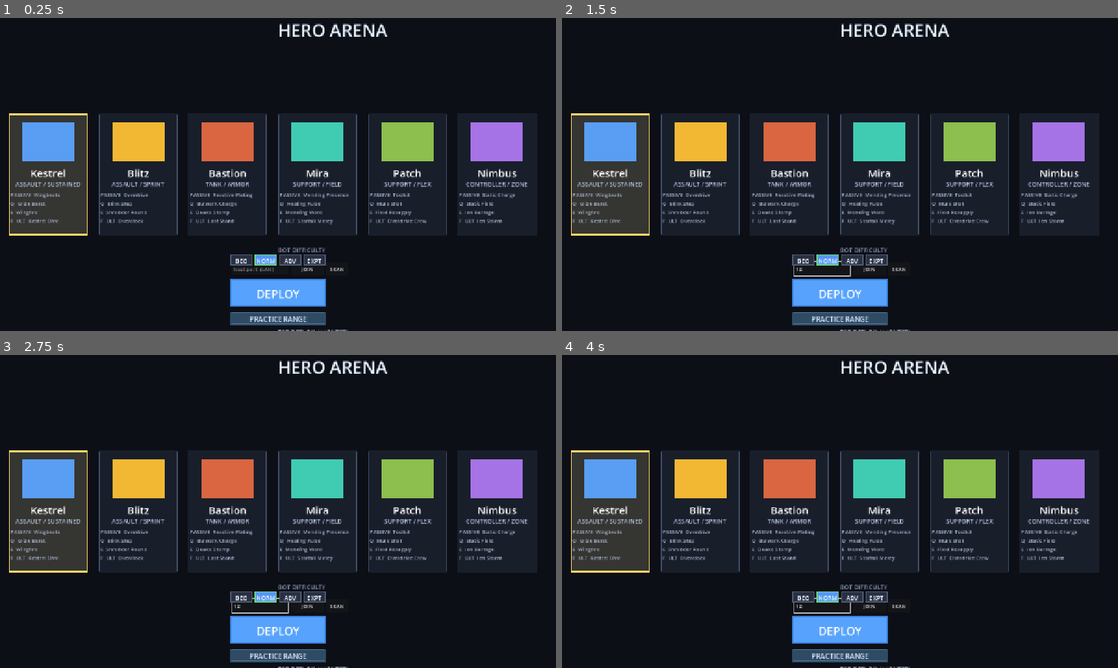
Above: before the commit, frames 1-4 (two rows, left to right).
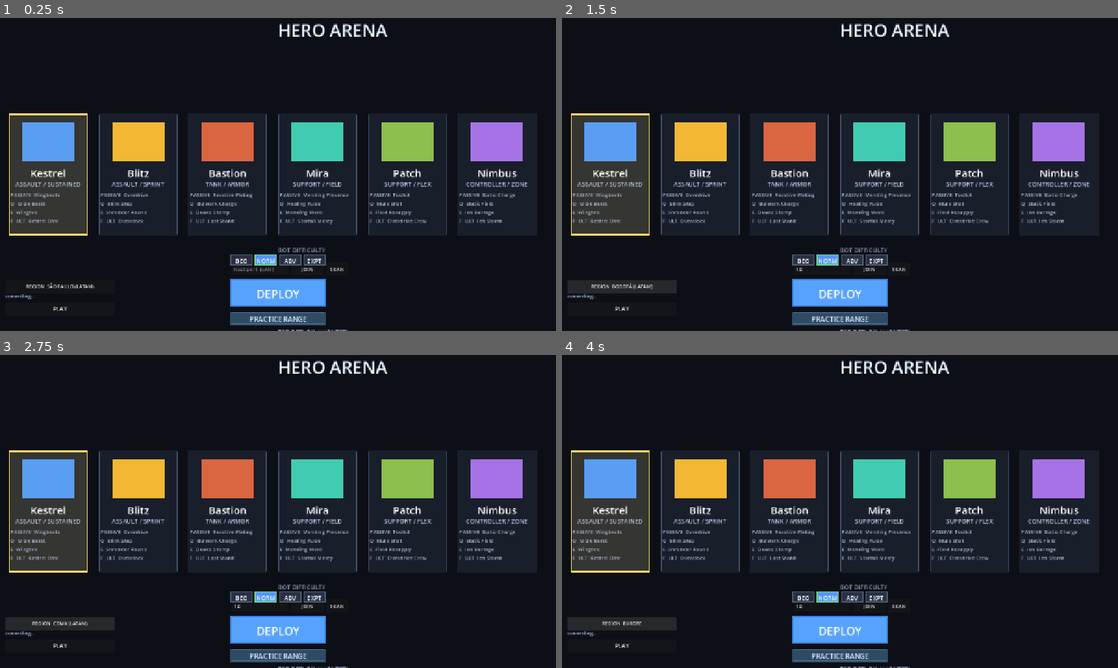
Above: after the commit, the same moments.

Repository: skyvanguard/hero-arena
Game: Godot game, scene res://main.tscn
The game is run twice, just before and just after one commit, with the same random seed, the same clock (stepped at 60 frames per second) and the same inputs.
Inputs (mouse positions are in pixels of both pictures, inside the frame that each line leads up to):
- Up to frame 1 (0.25 s): no input
- Up to frame 2 (1.5 s): click (823, 268) at 0.52 s; type "12" at 0.6 s; click (623, 287) at 1.25 s, where only the run after the commit has a clickable "REGION SÃO PAULO (LATAM)"
- Up to frame 3 (2.75 s): click (61, 624) at 2 s, where only the run after the commit has a clickable "REGION BOGOTÁ (LATAM)"
- Up to frame 4 (4 s): click (623, 624) at 2.75 s, where only the run after the commit has a clickable "REGION CDMX (LATAM)"; click (623, 624) at 3.5 s, where only the run after the commit has a clickable "REGION NORTH AMERICA"

The runs differ from the first frame. In frame 1, 0.2% of the frame differs, in the area x 1-17%, y 84-94%; in frame 2, 0.9%, in the area x 1-52%, y 77-94%; in frame 3, 0.9%; in frame 4, 0.9%.

Commit message:
feat: hero-select ONLINE panel (region cycle, live ping, PLAY queue)
Bottom-left panel: region button cycles the LATAM-first table, status label shows live lobby RTT / queue m:ss + stage / joining host:port, PLAY joins the queue and auto-joins the assigned server via net_deployed. ENTER/SPACE offline launch is suppressed while queued. Lobby address: 10.0.2.2 on Android (emulator NAT), 127.0.0.1 on desktop (documented prototype heuristic, D12); MatchConfig.lobby_port = 7790.

Diff:
--- a/game/core/match_config.gd
+++ b/game/core/match_config.gd
@@ -18,6 +18,9 @@
 ## LAN discovery port (Phase 5, UDP ping/reply; separate from the ENet game
 ## port, which owns UDP on net_port).
 var net_discovery_port := 7778
+## Lobby / matchmaking port (Phase 5 v1, UDP JSON-lines; see docs/NETWORKING).
+## The lobby runs as a separate headless process (net/lobby.tscn).
+var lobby_port := 7790
 
 ## Net v1.1 (Phase 5): client prediction for the local player. The client
 ## steps its own character through the same controller interface and
--- a/game/ui/hero_select.gd
+++ b/game/ui/hero_select.gd
@@ -20,6 +20,13 @@
 var _hero: HeroData = null
 var _cards: Array = []
 var _diff_btns: Array = []
+## ONLINE matchmaking (Phase 5 v1, lobby prototype - see docs/NETWORKING D12).
+var _lob: LobbyClient = null
+var _lob_region_btn: Button = null
+var _lob_status: Label = null
+var _lob_play_btn: Button = null
+var _lob_region_idx := 0
+var _lob_in_queue := false
 
 func _ready() -> void:
 	_hero = HeroRegistry.default_hero()
@@ -38,6 +45,9 @@
 		_scanner.pump()
 
 func _unhandled_input(event: InputEvent) -> void:
+	# While queued for online, ENTER/SPACE must not launch an offline match.
+	if _lob_in_queue:
+		return
 	if event is InputEventKey and event.pressed and not event.echo:
 		if event.keycode == KEY_ENTER or event.keycode == KEY_SPACE or event.keycode == KEY_KP_ENTER:
 			_deploy()
@@ -129,6 +139,7 @@
 	_make_practice(vp)
 	_make_join_row(vp)
 	_make_difficulty_row(vp)
+	_make_online_row(vp)
 
 func _draw_card(c: Control, hd: HeroData) -> void:
 	var selected := hd == _hero
@@ -355,3 +366,100 @@
 	var txt: String = String(c.get_meta("diff_short"))
 	var sz := f.get_string_size(txt, HORIZONTAL_ALIGNMENT_CENTER, r.size.x, 14, 14)
 	c.draw_string(f, Vector2(r.position.x + (r.size.x - sz.x) * 0.5, r.position.y + r.size.y * 0.5 + sz.y * 0.35), txt, HORIZONTAL_ALIGNMENT_LEFT, r.size.x, 14, Color(0.95, 0.97, 1.0))
+## ONLINE matchmaking row (Phase 5 v1, lobby prototype - docs/NETWORKING, D12).
+## Compact panel in the bottom-left, clear of the centered DEPLOY / join /
+## difficulty rows. Region cycles the LATAM-first table; PLAY joins the queue
+## and auto-joins the assigned game server (net_deployed).
+func _make_online_row(vp: Vector2) -> void:
+	var panel_x := 12.0
+	var panel_w := 252.0
+	var row_y := vp.y - 118.0
+	var row_h := 28.0
+	_lob_region_btn = Button.new()
+	_lob_region_btn.text = "REGION  " + Regions.display(str(Regions.all()[0].code))
+	_lob_region_btn.position = Vector2(panel_x, row_y)
+	_lob_region_btn.size = Vector2(panel_w, row_h)
+	_lob_region_btn.add_theme_font_size_override("font_size", 11)
+	_lob_region_btn.pressed.connect(_cycle_region)
+	add_child(_lob_region_btn)
+	_lob_status = Label.new()
+	_lob_status.text = "connecting…"
+	_lob_status.position = Vector2(panel_x, row_y + row_h + 2.0)
+	_lob_status.size = Vector2(panel_w, 18.0)
+	_lob_status.add_theme_font_size_override("font_size", 11)
+	_lob_status.modulate = Color(0.7, 0.78, 0.9)
+	add_child(_lob_status)
+	_lob_play_btn = Button.new()
+	_lob_play_btn.text = "PLAY"
+	_lob_play_btn.position = Vector2(panel_x, row_y + row_h + 24.0)
+	_lob_play_btn.size = Vector2(panel_w, 30.0)
+	_lob_play_btn.add_theme_font_size_override("font_size", 13)
+	_lob_play_btn.pressed.connect(_on_play_online)
+	add_child(_lob_play_btn)
+	_setup_lobby()
+
+## Lobby address: the emulator reaches the host via 10.0.2.2 (NAT); desktop /
+## dev via loopback. Documented prototype heuristic (D12) - not user-configurable yet.
+func _setup_lobby() -> void:
+	var host := "10.0.2.2" if OS.has_feature("android") else "127.0.0.1"
+	_lob = LobbyClient.new()
+	_lob.connected_ok.connect(_on_lob_connected)
+	_lob.disconnected.connect(_on_lob_disconnected)
+	_lob.hello.connect(_on_lob_hello)
+	_lob.pong.connect(_on_lob_pong)
+	_lob.queue.connect(_on_lob_queue)
+	_lob.assign.connect(_on_lob_assign)
+	add_child(_lob)
+	_lob.setup(host, MatchConfig.lobby_port)
+
+func _cycle_region() -> void:
+	_lob_region_idx = (_lob_region_idx + 1) % Regions.all().size()
+	var code: String = str(Regions.all()[_lob_region_idx].code)
+	_lob_region_btn.text = "REGION  " + Regions.display(code)
+
+func _on_lob_connected() -> void:
+	if not _lob_in_queue:
+		_lob_status.text = "lobby online"
+		_lob_status.modulate = Color(0.55, 0.85, 0.55)
+
+func _on_lob_disconnected() -> void:
+	if not _lob_in_queue:
+		_lob_status.text = "lobby offline"
+		_lob_status.modulate = Color(0.9, 0.55, 0.5)
+
+func _on_lob_hello(_info: Dictionary) -> void:
+	# v1: hello carries region + open-match/waiter counts; the queue messages
+	# already surface what the player needs, so nothing to render yet.
+	pass
+
+func _on_lob_pong(rtt_ms: float) -> void:
+	if _lob_in_queue:
+		return
+	_lob_status.text = "lobby  %d ms" % int(rtt_ms)
+	_lob_status.modulate = Color(0.7, 0.78, 0.9)
+
+func _on_lob_queue(info: Dictionary) -> void:
+	var waited: int = int(info.get("waited", 0.0))
+	_lob_status.text = "queue %d:%02d  stage %d" % [waited / 60, waited % 60, int(info.get("stage", 1))]
+	_lob_status.modulate = Color(0.95, 0.8, 0.4)
+	_lob_play_btn.text = "WAITING…"
+
+func _on_lob_assign(info: Dictionary) -> void:
+	_lob_in_queue = false
+	var host_port := str(info.get("host")) + ":" + str(info.get("port"))
+	_lob_status.text = "joining " + host_port
+	_lob_play_btn.text = "PLAY"
+	if _hero != null:
+		net_deployed.emit(host_port, _hero)
+
+func _on_play_online() -> void:
+	if _lob_in_queue:
+		return
+	if _hero == null:
+		return
+	_lob_in_queue = true
+	var code: String = str(Regions.all()[_lob_region_idx].code)
+	_lob.join_queue(code, 1, 0, "P1")
+	_lob_status.text = "joining queue…"
+	_lob_status.modulate = Color(0.95, 0.8, 0.4)
+	_lob_play_btn.text = "WAITING…"
